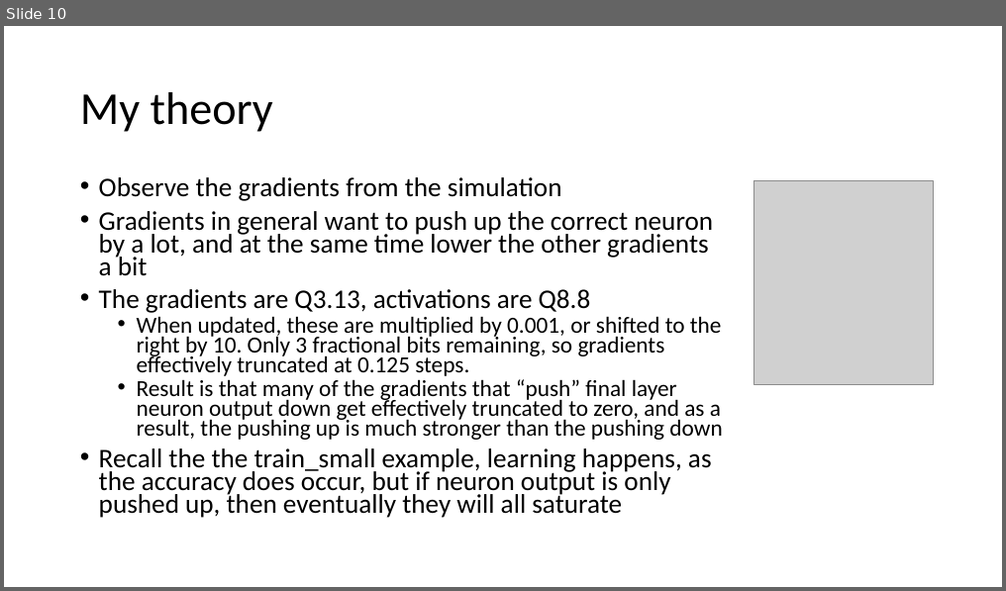
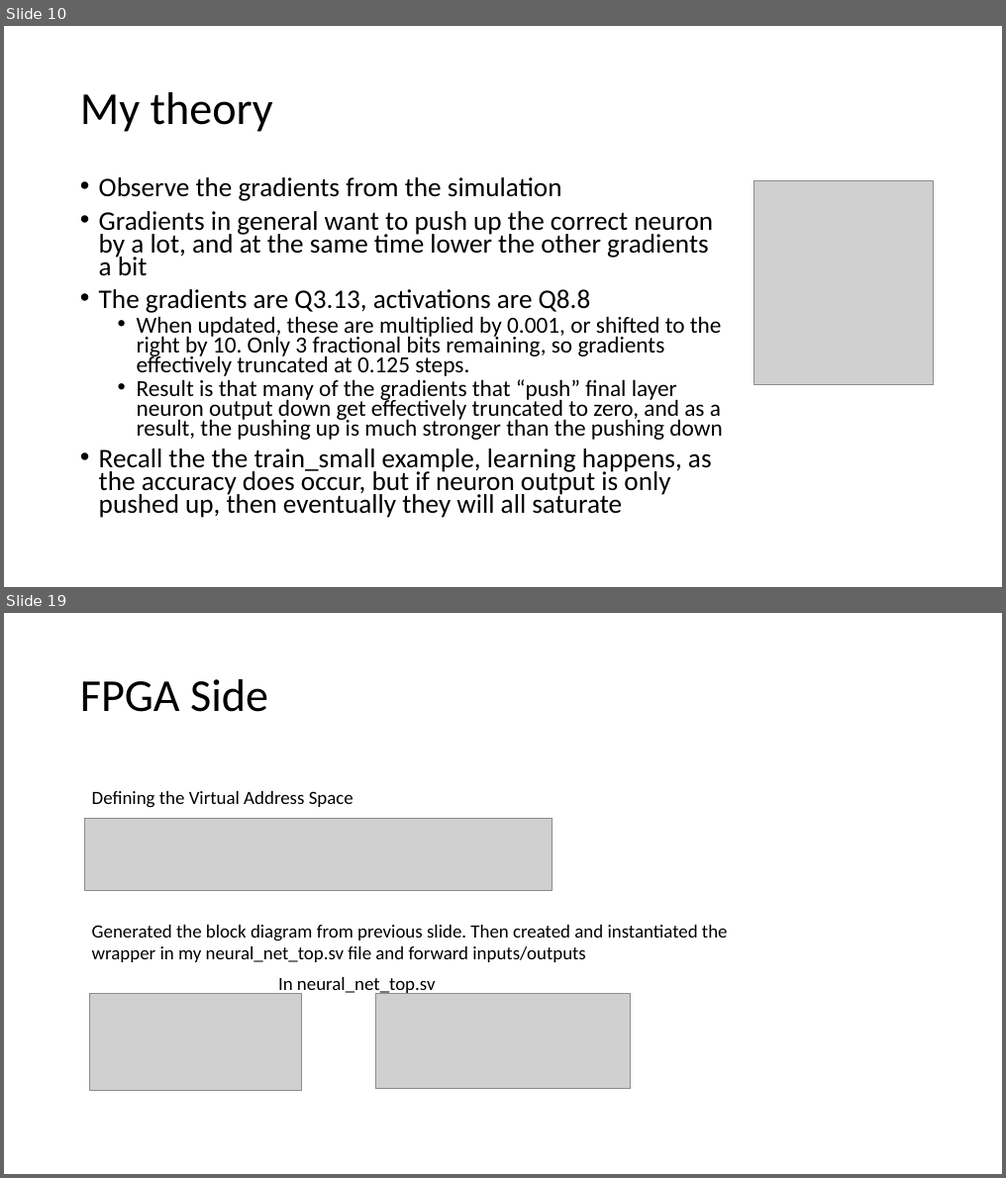
Before and after one commit to erikgroving/NeuralNetworkHardwareAccelerator, a slide deck: WeeklyPresentations/update12_06_13.pptx. Shown one above the other, each under a label of ours: slide 10 before the commit, slides 10 and 19 after it; the slides between them are not shown. The pictures are 1006x591 and 1006x1178 pixels, drawn with LibreOffice and Linux fonts; fonts in the diff are those of the drawing; grey boxes stand for pictures. Boxes give left, top, right and bottom in pixels: in the first picture for what was removed or moved away, otherwise in the second. Text is boxed around its words. In the diff, an @@ line names an element or a change of style, - is before the commit and + after.

```diff
--- a/WeeklyPresentations/update12_06_13.pptx
+++ b/WeeklyPresentations/update12_06_13.pptx
@@ slide 19 added at (4,613,1002,1174), background #FFFFFF @@
@@ title added at (80,679,268,712), 44 pt, text #000000 @@
+FPGA Side
@@ picture added at (84,818,552,891) @@
@@ text added at (92,791,353,808), 18 pt, text #000000 @@
+Defining the Virtual Address Space
@@ text added at (92,925,728,962), 18 pt, text #000000 @@
+Generated the block diagram from previous slide. Then created and instantiated the wrapper in my neural_net_top.sv file and forward inputs/outputs
@@ picture added at (89,993,302,1090) @@
@@ text added at (278,977,436,996), 18 pt, text #000000 @@
+In neural_net_top.sv
@@ picture added at (375,993,631,1089) @@
```
Also in this commit, not shown: 5 slides changed, 9 other slides added, 2 other files.
